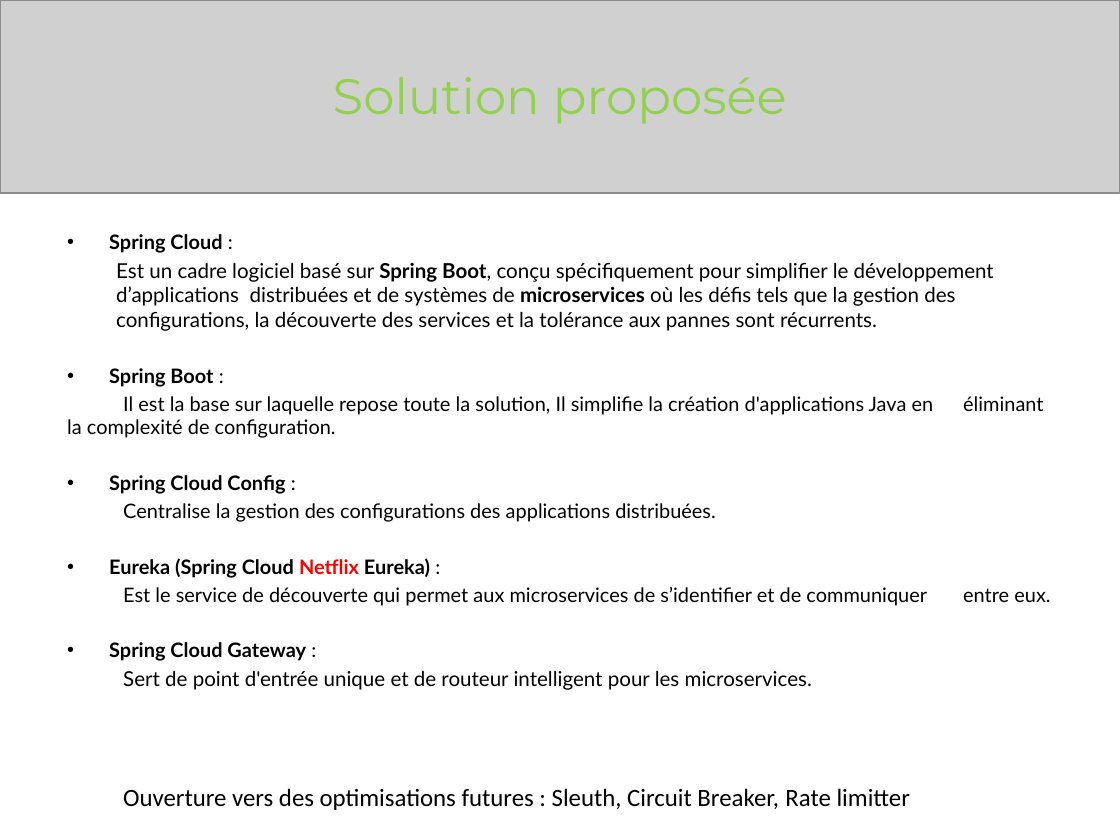
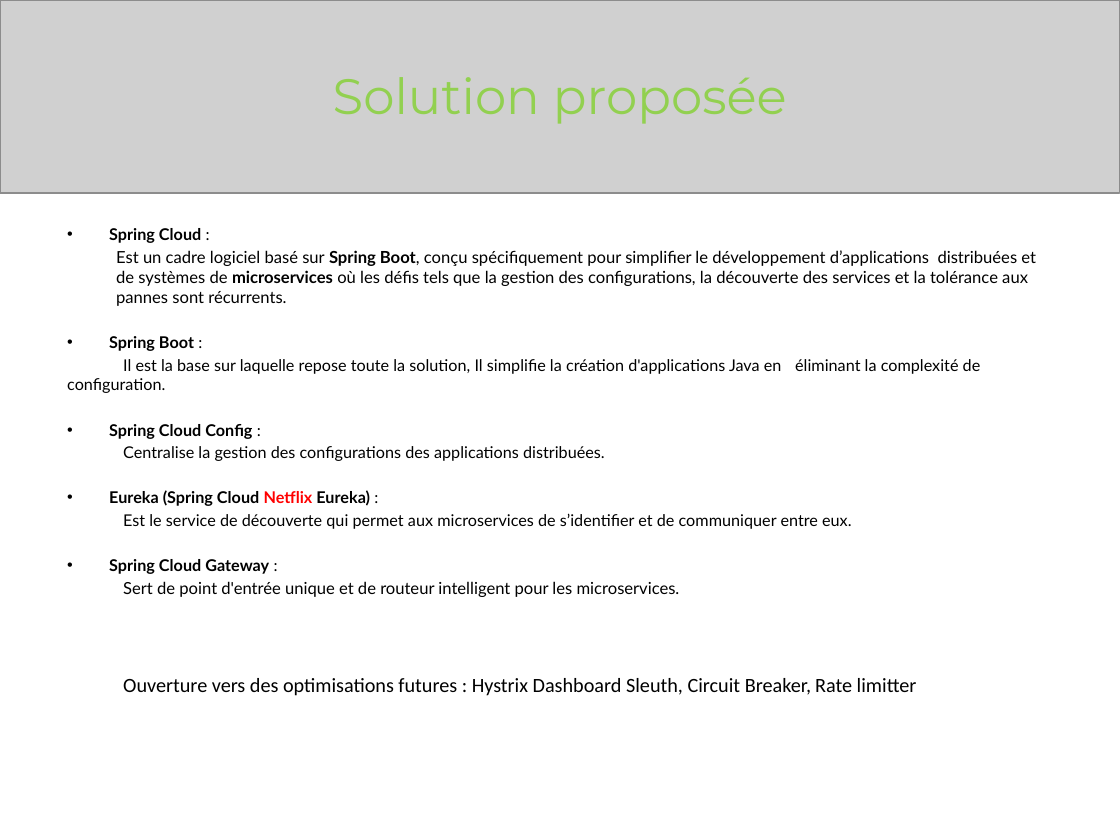
Before and after one commit to Elouaret/spring-cloud, a slide deck: slide 6 of Netflix_au_service_du_printemps.pptx. Drawn at 1120x840 pixels with LibreOffice and Linux fonts; fonts in the diff are those of the drawing; grey boxes stand for pictures. Boxes give left, top, right and bottom in pixels: in the first picture for what was removed or moved away, otherwise in the second. Text is boxed around its words. In the diff, an @@ line names an element or a change of style, - is before the commit and + after.

Commit message:
Route Locator from properties

```diff
--- a/Netflix_au_service_du_printemps.pptx
+++ b/Netflix_au_service_du_printemps.pptx
@@ text at bbox=[67, 228, 1036, 597]: size 12.8 to 10.4 pt in "Spring Cloud :", "Spring Boot :", "Il est la base sur laquelle repose ...", "Spring Cloud Config :" and 4 more places; size 13.2 to 10.7 pt in "Est un cadre logiciel basé sur Spring ...", "Sert de point d'entrée unique et de ..." @@
@@ text at bbox=[123, 678, 917, 696]: text changed; size 16 to 13 pt @@
-  Ouverture vers des optimisations futures : Sleuth, Circuit Breaker, Rate limitter
+  Ouverture vers des optimisations futures : Hystrix Dashboard Sleuth, Circuit Breaker, Rate limitter
```
Also in this commit, not shown: 3 other slides changed, 16 other files.
